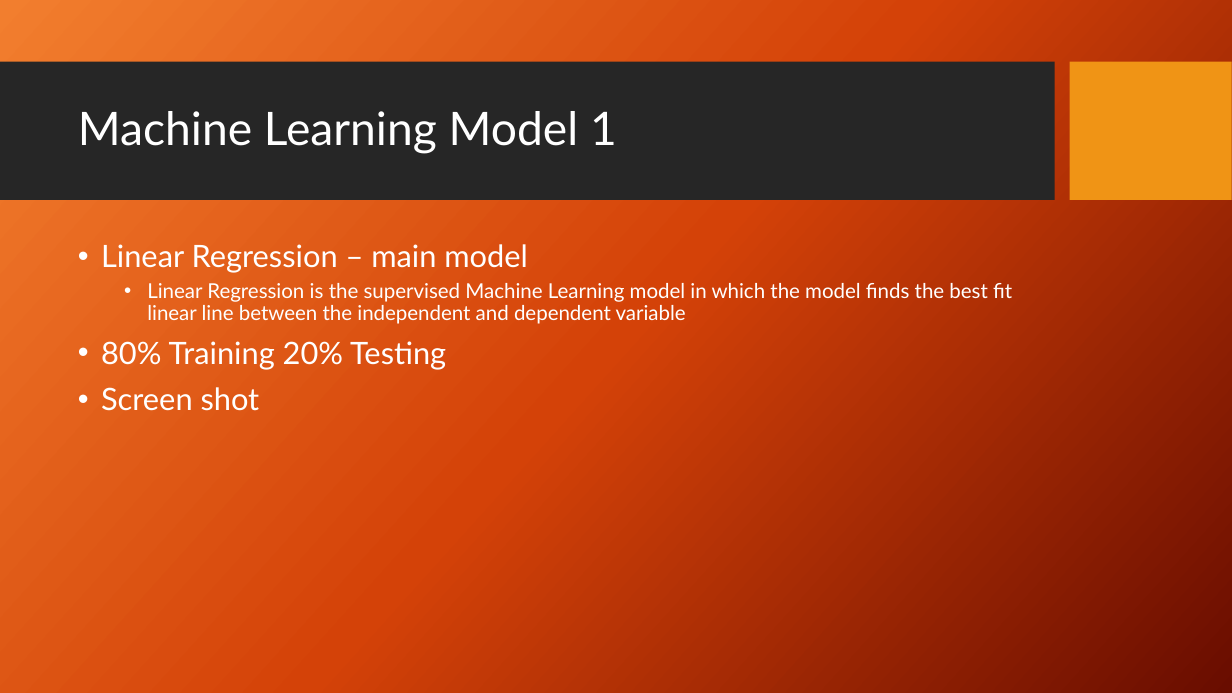
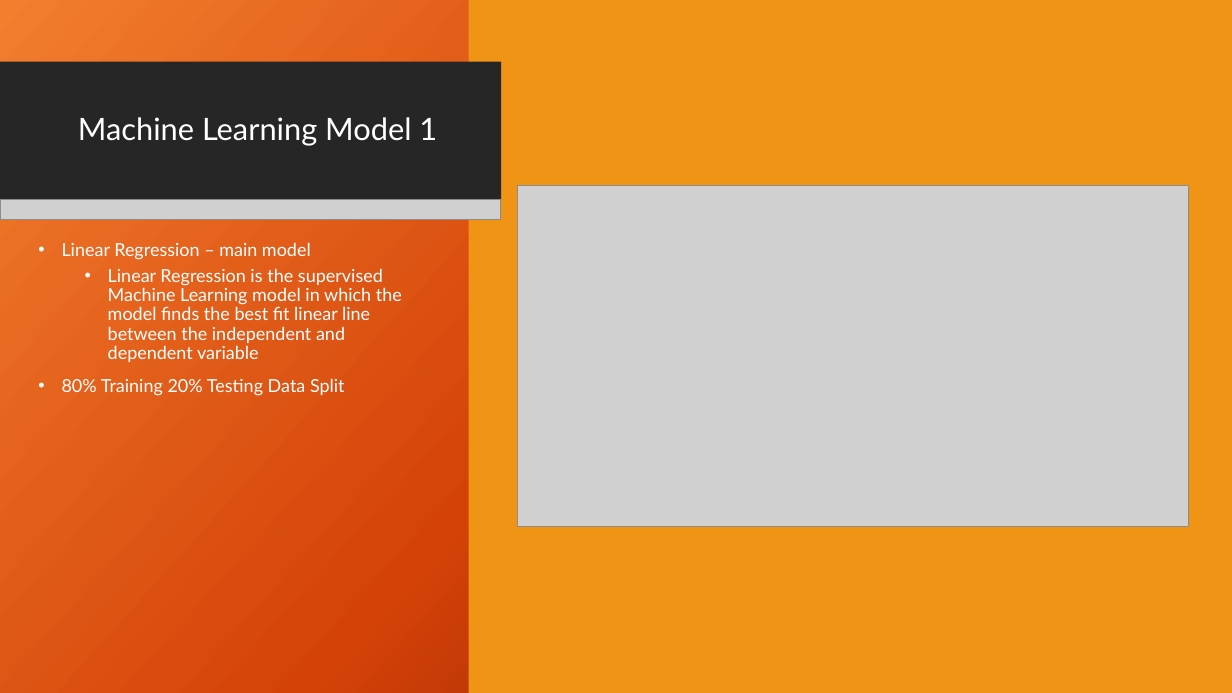
Before and after one commit to helleborus22/Machine-Learning-Project4, a slide deck: slide 5 of Project 4 Group 6 112922.pptx. Drawn at 1232x693 pixels with LibreOffice and Linux fonts; fonts in the diff are those of the drawing; grey boxes stand for pictures; background and template pictures are left out. Boxes give left, top, right and bottom in pixels: in the first picture for what was removed or moved away, otherwise in the second. Text is boxed around its words. In the diff, an @@ line names an element or a change of style, - is before the commit and + after.

```diff
--- a/Project 4 Group 6 112922.pptx
+++ b/Project 4 Group 6 112922.pptx
@@ rectangle added at box(0, 0, 1232, 693), fill gradient #F18031 to #D54209 to #6A0D00 @@
@@ rectangle added at box(469, 0, 1232, 693), fill #F09415 @@
@@ rectangle added at box(0, 62, 501, 201), fill #262626 @@
@@ title "Machine Learning Model 1" at box(78, 117, 437, 146): size 36 to 24 pt @@
@@ picture added at box(0, 199, 501, 219) @@
@@ picture added at box(518, 186, 1189, 527) @@
@@ text "Linear Regression – main model": place and size @@
-text "Linear Regression – main model" at box(101, 244, 1012, 411)
+text "Linear Regression – main model" at box(62, 242, 402, 396)
@@ text at box(62, 242, 402, 362): size 24 to 14 pt in "Linear Regression – main model"; size 16 to 14 pt in "Linear Regression is the supervised Machine Learning ..." @@
@@ text at box(62, 378, 345, 396): text changed; size 24 to 14 pt @@
-• 80% Training 20% Testing
-• Screen shot
+• 80% Training 20% Testing Data Split
```
Also in this commit, not shown: 7 other slides changed, 1 slide added, 2 slides removed.
